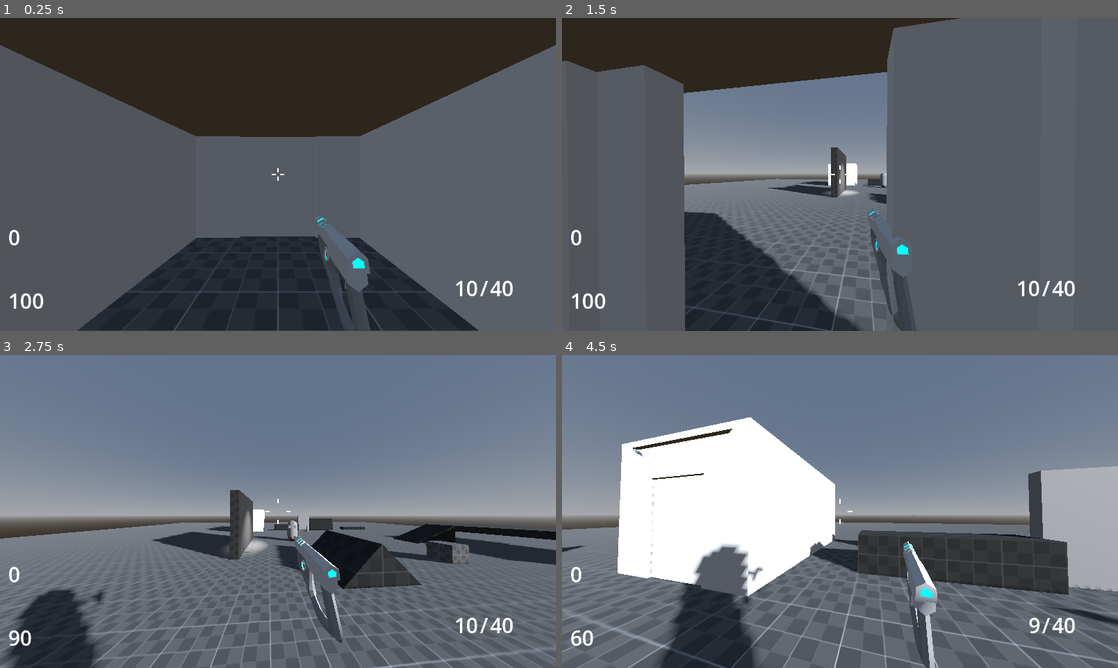
Above: before the commit, frames 1-4 (two rows, left to right).
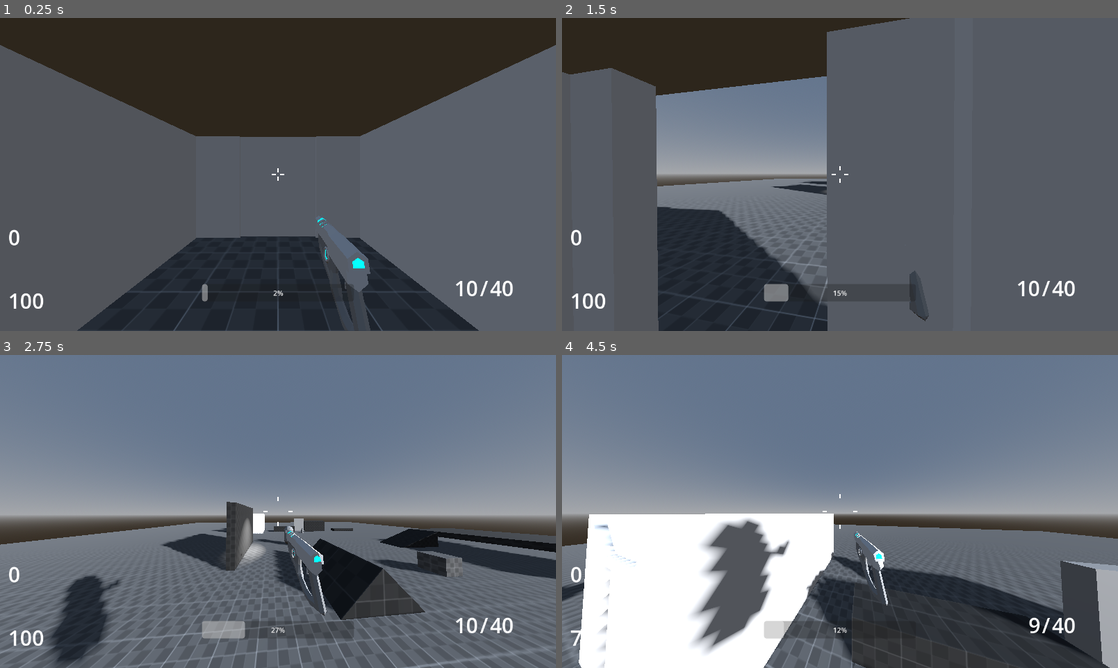
Above: after the commit, the same moments.

Repository: DiscoDragon69/2025s2-fps-Meltedvulture
Game: Godot game, scene res://Levels/dev_level.tscn
Same seed, same stepped clock (60 frames per second), same inputs: the game is played once before the commit and once after it.
Inputs (mouse positions are in pixels of both pictures, inside the frame that each line leads up to):
- Up to frame 1 (0.25 s): no input
- Up to frame 2 (1.5 s): move the mouse to (867, 174) at 0.52 s; hold Shift (sprint) 0.53-1.28 s; hold W (forward) from 0.53 s (still down); tap Space (jump) at 0.77, 0.8, 1.07, 1.35 s; move the mouse to (812, 174) at 1.27 s
- Up to frame 3 (2.75 s): keep holding W (forward); tap Space (jump) at 1.52, 1.82, 2.3 s; tap Shift (sprint) at 1.55 s; move the mouse to (289, 505) at 2.02 s; hold Ctrl (crouch) from 2.03 s (still down)
- Up to frame 4 (4.5 s): keep holding W (forward); move the mouse to (834, 517) at 2.77 s; release Ctrl (crouch) at 2.78 s; tap F (interact) at 2.85 s; tap Space (jump) at 3.02, 3.32, 3.77, 3.8, 4.07 s; tap Shift (sprint) at 3.05, 4.35 s; move the mouse to (878, 514) at 3.52 s; press the mouse at (878, 514) at 3.53 s; move the mouse to (795, 508) at 4.27 s; release the mouse at (795, 508) at 4.28 s

The runs differ from the first frame. In frame 1, less than 0.1% of the frame differs, in the area x 36-64%, y 84-91%; in frame 2, 14%; in frame 3, 15%; in frame 4, 47%, in the area x 0-100%, y 19-100%.

Commit message:
Level One W.I.P and move tweaks

Diff:
--- a/Levels/level_one.tscn
+++ b/Levels/level_one.tscn
@@ -1,8 +1,8 @@
-[gd_scene load_steps=7 format=3 uid="uid://ddd2srvucv877"]
+[gd_scene load_steps=25 format=3 uid="uid://ddd2srvucv877"]
 
 [ext_resource type="PackedScene" uid="uid://b7iw6i56ry0x1" path="res://Scenes/Level Change Elevator.tscn" id="2_eqe8g"]
 [ext_resource type="PackedScene" uid="uid://c3ffql15mo0aj" path="res://controllers/fps_controller.tscn" id="3_jvavr"]
-[ext_resource type="PackedScene" uid="uid://cr1mwy07kq4a1" path="res://Level Models/FPS Level 1.fbx" id="3_p5pup"]
+[ext_resource type="Material" uid="uid://cipnbx8j3em41" path="res://Materials/Dev material.tres" id="3_mhhm1"]
 
 [sub_resource type="ProceduralSkyMaterial" id="ProceduralSkyMaterial_qewhy"]
 
@@ -12,6 +12,61 @@
 [sub_resource type="Environment" id="Environment_bihhx"]
 background_mode = 2
 sky = SubResource("Sky_crip2")
+
+[sub_resource type="PlaneMesh" id="PlaneMesh_su0yg"]
+material = ExtResource("3_mhhm1")
+size = Vector2(64, 64)
+
+[sub_resource type="ConcavePolygonShape3D" id="ConcavePolygonShape3D_kkqks"]
+data = PackedVector3Array(32, 0, 32, -32, 0, 32, 32, 0, -32, -32, 0, 32, -32, 0, -32, 32, 0, -32)
+
+[sub_resource type="BoxMesh" id="BoxMesh_l417k"]
+size = Vector3(1, 4.5, 16)
+
+[sub_resource type="ConvexPolygonShape3D" id="ConvexPolygonShape3D_yp0ad"]
+points = PackedVector3Array(-0.5, -2.25, -8, 0.5, -2.25, -8, -0.5, -2.25, 8, -0.5, 2.25, -8, 0.5, 2.25, -8, 0.5, -2.25, 8, -0.5, 2.25, 8, 0.5, 2.25, 8)
+
+[sub_resource type="BoxMesh" id="BoxMesh_wjxiq"]
+size = Vector3(1, 4.5, 16)
+
+[sub_resource type="ConvexPolygonShape3D" id="ConvexPolygonShape3D_dty1y"]
+points = PackedVector3Array(-0.5, -2.25, -8, 0.5, -2.25, -8, -0.5, -2.25, 8, -0.5, 2.25, -8, 0.5, 2.25, -8, 0.5, -2.25, 8, -0.5, 2.25, 8, 0.5, 2.25, 8)
+
+[sub_resource type="BoxMesh" id="BoxMesh_xpq7v"]
+size = Vector3(1, 4.5, 16)
+
+[sub_resource type="ConvexPolygonShape3D" id="ConvexPolygonShape3D_bg27f"]
+points = PackedVector3Array(-0.5, -2.25, -8, 0.5, -2.25, -8, -0.5, -2.25, 8, -0.5, 2.25, -8, 0.5, 2.25, -8, 0.5, -2.25, 8, -0.5, 2.25, 8, 0.5, 2.25, 8)
+
+[sub_resource type="BoxMesh" id="BoxMesh_5ew81"]
+size = Vector3(1, 4.5, 16)
+
+[sub_resource type="ConvexPolygonShape3D" id="ConvexPolygonShape3D_2m604"]
+points = PackedVector3Array(-0.5, -2.25, -8, 0.5, -2.25, -8, -0.5, -2.25, 8, -0.5, 2.25, -8, 0.5, 2.25, -8, 0.5, -2.25, 8, -0.5, 2.25, 8, 0.5, 2.25, 8)
+
+[sub_resource type="BoxMesh" id="BoxMesh_2cog3"]
+size = Vector3(1, 4.5, 16)
+
+[sub_resource type="ConvexPolygonShape3D" id="ConvexPolygonShape3D_346tl"]
+points = PackedVector3Array(-0.5, -2.25, -8, 0.5, -2.25, -8, -0.5, -2.25, 8, -0.5, 2.25, -8, 0.5, 2.25, -8, 0.5, -2.25, 8, -0.5, 2.25, 8, 0.5, 2.25, 8)
+
+[sub_resource type="BoxMesh" id="BoxMesh_0jqd7"]
+size = Vector3(1, 4.5, 16)
+
+[sub_resource type="ConvexPolygonShape3D" id="ConvexPolygonShape3D_2ph1x"]
+points = PackedVector3Array(-0.5, -2.25, -8, 0.5, -2.25, -8, -0.5, -2.25, 8, -0.5, 2.25, -8, 0.5, 2.25, -8, 0.5, -2.25, 8, -0.5, 2.25, 8, 0.5, 2.25, 8)
+
+[sub_resource type="BoxMesh" id="BoxMesh_rvf2f"]
+size = Vector3(1, 4.5, 2)
+
+[sub_resource type="ConvexPolygonShape3D" id="ConvexPolygonShape3D_pm3eb"]
+points = PackedVector3Array(0.5, 2.25, 1, -0.5, 2.25, 1, 0.5, -2.25, 1, 0.5, 2.25, -1, -0.5, 2.25, -1, -0.5, -2.25, 1, 0.5, -2.25, -1, -0.5, -2.25, -1)
+
+[sub_resource type="BoxMesh" id="BoxMesh_der7i"]
+size = Vector3(1, 4.5, 2)
+
+[sub_resource type="ConvexPolygonShape3D" id="ConvexPolygonShape3D_dmfri"]
+points = PackedVector3Array(0.5, 2.25, 1, -0.5, 2.25, 1, 0.5, -2.25, 1, 0.5, 2.25, -1, -0.5, 2.25, -1, -0.5, -2.25, 1, 0.5, -2.25, -1, -0.5, -2.25, -1)
 
 [node name="LevelOne" type="Node3D"]
 
@@ -29,4 +84,108 @@
 [node name="Player" parent="." instance=ExtResource("3_jvavr")]
 transform = Transform3D(1, 0, 0, 0, 1, 0, 0, 0, 1, 0, -2.05, 14.5)
 
-[node name="FPS Level 1" parent="." instance=ExtResource("3_p5pup")]
+[node name="Floor" type="MeshInstance3D" parent="."]
+transform = Transform3D(1, 0, 0, 0, 1, 0, 0, 0, 1, 0, -2.2, -13.75)
+mesh = SubResource("PlaneMesh_su0yg")
+skeleton = NodePath("../..")
+
+[node name="StaticBody3D" type="StaticBody3D" parent="Floor"]
+collision_layer = 3
+collision_mask = 3
+
+[node name="CollisionShape3D" type="CollisionShape3D" parent="Floor/StaticBody3D"]
+shape = SubResource("ConcavePolygonShape3D_kkqks")
+
+[node name="Floor2" type="MeshInstance3D" parent="."]
+transform = Transform3D(1, 0, 0, 0, 1, 0, 0, 0, 1, 0, -2.2, -77.75)
+mesh = SubResource("PlaneMesh_su0yg")
+skeleton = NodePath("../..")
+
+[node name="StaticBody3D" type="StaticBody3D" parent="Floor2"]
+collision_layer = 3
+collision_mask = 3
+
+[node name="CollisionShape3D" type="CollisionShape3D" parent="Floor2/StaticBody3D"]
+shape = SubResource("ConcavePolygonShape3D_kkqks")
+
+[node name="Nav Mesh" type="NavigationRegion3D" parent="."]
+
+[node name="Wall 1" type="MeshInstance3D" parent="Nav Mesh"]
+transform = Transform3D(1, 0, 0, 0, 1, 0, 0, 0, 1, -2.5, 0, 4)
+mesh = SubResource("BoxMesh_l417k")
+skeleton = NodePath("../..")
+
+[node name="StaticBody3D" type="StaticBody3D" parent="Nav Mesh/Wall 1"]
+
+[node name="CollisionShape3D" type="CollisionShape3D" parent="Nav Mesh/Wall 1/StaticBody3D"]
+shape = SubResource("ConvexPolygonShape3D_yp0ad")
+
+[node name="Wall 5" type="MeshInstance3D" parent="Nav Mesh"]
+transform = Transform3D(0.965926, 1.13133e-08, 0.258819, -1.13133e-08, 1, -1.48943e-09, -0.258819, -1.48943e-09, 0.965926, -5.5, 0, -11.75)
+mesh = SubResource("BoxMesh_wjxiq")
+skeleton = NodePath("../..")
+
+[node name="StaticBody3D" type="StaticBody3D" parent="Nav Mesh/Wall 5"]
+
+[node name="CollisionShape3D" type="CollisionShape3D" parent="Nav Mesh/Wall 5/StaticBody3D"]
+shape = SubResource("ConvexPolygonShape3D_dty1y")
+
+[node name="Wall 7" type="MeshInstance3D" parent="Nav Mesh"]
+transform = Transform3D(1, -3.19189e-15, 0, 2.16493e-15, 1, -9.99201e-16, 0, -1.33227e-15, 1, -7.5, 0, -27)
+mesh = SubResource("BoxMesh_xpq7v")
+skeleton = NodePath("../..")
+
+[node name="StaticBody3D" type="StaticBody3D" parent="Nav Mesh/Wall 7"]
+
+[node name="CollisionShape3D" type="CollisionShape3D" parent="Nav Mesh/Wall 7/StaticBody3D"]
+shape = SubResource("ConvexPolygonShape3D_bg27f")
+
+[node name="Wall 8" type="MeshInstance3D" parent="Nav Mesh"]
+transform = Transform3D(1, -3.19189e-15, 0, 2.16493e-15, 1, -9.99201e-16, 0, -1.33227e-15, 1, 7.5, 0, -27)
+mesh = SubResource("BoxMesh_5ew81")
+skeleton = NodePath("../..")
+
+[node name="StaticBody3D" type="StaticBody3D" parent="Nav Mesh/Wall 8"]
+
+[node name="CollisionShape3D" type="CollisionShape3D" parent="Nav Mesh/Wall 8/StaticBody3D"]
+shape = SubResource("ConvexPolygonShape3D_2m604")
+
+[node name="Wall 6" type="MeshInstance3D" parent="Nav Mesh"]
+transform = Transform3D(0.965926, -1.13133e-08, -0.258819, 1.13133e-08, 1, -1.48943e-09, 0.258819, -1.48943e-09, 0.965926, 5.5, 0, -11.75)
+mesh = SubResource("BoxMesh_2cog3")
+skeleton = NodePath("../..")
+
+[node name="StaticBody3D" type="StaticBody3D" parent="Nav Mesh/Wall 6"]
+
+[node name="CollisionShape3D" type="CollisionShape3D" parent="Nav Mesh/Wall 6/StaticBody3D"]
+shape = SubResource("ConvexPolygonShape3D_346tl")
+
+[node name="Wall 2" type="MeshInstance3D" parent="Nav Mesh"]
+transform = Transform3D(1, 0, 0, 0, 1, 0, 0, 0, 1, 2.5, 0, 4)
+mesh = SubResource("BoxMesh_0jqd7")
+skeleton = NodePath("../..")
+
+[node name="StaticBody3D" type="StaticBody3D" parent="Nav Mesh/Wall 2"]
+
+[node name="CollisionShape3D" type="CollisionShape3D" parent="Nav Mesh/Wall 2/StaticBody3D"]
+shape = SubResource("ConvexPolygonShape3D_2ph1x")
+
+[node name="Wall 3" type="MeshInstance3D" parent="Nav Mesh"]
+transform = Transform3D(-4.37114e-08, 4.37114e-08, 1, -4.37114e-08, 1, -4.37114e-08, -1, -4.37114e-08, -4.37114e-08, -3, 0, -4.5)
+mesh = SubResource("BoxMesh_rvf2f")
+skeleton = NodePath("../..")
+
+[node name="StaticBody3D" type="StaticBody3D" parent="Nav Mesh/Wall 3"]
+
+[node name="CollisionShape3D" type="CollisionShape3D" parent="Nav Mesh/Wall 3/StaticBody3D"]
+shape = SubResource("ConvexPolygonShape3D_pm3eb")
+
+[node name="Wall 4" type="MeshInstance3D" parent="Nav Mesh"]
+transform = Transform3D(1.31134e-07, -4.37114e-08, -1, 4.37114e-08, 1, -4.37114e-08, 1, -4.37114e-08, 1.31134e-07, 3, 0, -4.5)
+mesh = SubResource("BoxMesh_der7i")
+skeleton = NodePath("../..")
+
+[node name="StaticBody3D" type="StaticBody3D" parent="Nav Mesh/Wall 4"]
+
+[node name="CollisionShape3D" type="CollisionShape3D" parent="Nav Mesh/Wall 4/StaticBody3D"]
+shape = SubResource("ConvexPolygonShape3D_dmfri")
--- a/controllers/fps_controller.tscn
+++ b/controllers/fps_controller.tscn
@@ -866,6 +866,26 @@
 horizontal_alignment = 1
 vertical_alignment = 1
 
+[node name="Stamina" type="HBoxContainer" parent="UserInterface"]
+layout_mode = 1
+anchors_preset = 7
+anchor_left = 0.5
+anchor_top = 1.0
+anchor_right = 0.5
+anchor_bottom = 1.0
+offset_left = -175.0
+offset_top = -108.0
+offset_right = 175.0
+offset_bottom = -68.0
+grow_horizontal = 2
+grow_vertical = 0
+
+[node name="Stamina Bar" type="ProgressBar" parent="UserInterface/Stamina"]
+unique_name_in_owner = true
+layout_mode = 2
+size_flags_horizontal = 3
+size_flags_vertical = 1
+
 [node name="PlayerStateMachine" type="Node" parent="." node_paths=PackedStringArray("currentState")]
 script = ExtResource("6_co0pi")
 currentState = NodePath("IdlePlayerState")
@@ -875,9 +895,9 @@
 
 [node name="WalkingPlayerState" type="Node" parent="PlayerStateMachine"]
 script = ExtResource("8_jmoha")
-weaponBobSpeed = 8.0
-weaponBobH = 3.0
-weaponBobV = 3.0
+weaponBobSpeed = 10.0
+weaponBobH = 5.0
+weaponBobV = 6.0
 
 [node name="SprintingPlayerState" type="Node" parent="PlayerStateMachine"]
 script = ExtResource("9_bneyr")
--- a/controllers/scripts/State Machine/dashing_player_state.gd
+++ b/controllers/scripts/State Machine/dashing_player_state.gd
@@ -2,21 +2,26 @@
 
 extends PlayerMovementState
 
-@export var SPEED: float = 8.0
-@export var ACCELERATION: float = 0.1
-@export var DECELERATION: float = 0.25
+@export var speed: float = 13.0
+@export var acceleration: float = 0.1
+@export var deceleration: float = 0.05
 @export var Camera: Camera3D
 
 func enter(previous_state) -> void:
-	PLAYER.velocity += -Camera.global_transform.basis.z.normalized() * SPEED
-	print(-Camera.global_transform.basis.z.normalized() * SPEED)
+	PLAYER.velocity = -Camera.global_transform.basis.z.normalized() * speed
+	PLAYER.stamina -= 33
+	print(-Camera.global_transform.basis.z.normalized() * speed)
 
 func exit() -> void:
 	pass
 
 func update(delta: float) -> void:
 	PLAYER.updateGravity(delta)
+	PLAYER.updateInput(speed, acceleration, deceleration)
 	PLAYER.updateVelocity()
 
-	if PLAYER.velocity.y < -2.0 and !PLAYER.is_on_floor():
+	if !PLAYER.is_on_floor():
 		transition.emit("FallingPlayerState")
+
+	if PLAYER.is_on_floor():
+		transition.emit("IdlePlayerState")
--- a/controllers/scripts/State Machine/falling_player_state.gd
+++ b/controllers/scripts/State Machine/falling_player_state.gd
@@ -2,9 +2,9 @@
 
 extends PlayerMovementState
 
-@export var SPEED: float = 5.0
-@export var ACCELERATION: float = 0.1
-@export var DECELERATION: float = 0.25
+@export var speed: float = 6.0
+@export var acceleration: float = 0.01
+@export var deceleration: float = 0.01
 
 func enter(previous_state) -> void:
 	animation.pause()
@@ -14,6 +14,7 @@
 
 func update(delta: float) -> void:
 	PLAYER.updateGravity(delta)
+	PLAYER.updateInput(speed, acceleration, deceleration)
 	PLAYER.updateVelocity()
 
 	if PLAYER.is_on_floor():
@@ -22,5 +23,5 @@
 	if Input.is_action_just_pressed("shoot"):
 		weapon.shoot()
 
-	if Input.is_action_just_pressed("sprint"):
+	if Input.is_action_just_pressed("sprint") and PLAYER.stamina >= 33:
 		transition.emit("DashingPlayerState")
--- a/controllers/scripts/State Machine/jumping_player_state.gd
+++ b/controllers/scripts/State Machine/jumping_player_state.gd
@@ -5,7 +5,7 @@
 @export var speed: float = 6.0
 @export var acceleration : float = 0.1
 @export var deceleration : float = 0.25
-@export var jumpVelocity : float = 5
+@export var jumpVelocity : float = 7
 @export_range(0.0, 2.0, 0.1) var inputMultiplier : float = 0.05
 
 # Called when the node enters the scene tree for the first time.
@@ -28,5 +28,5 @@
 	if Input.is_action_just_pressed("shoot"):
 		weapon.shoot()
 
-	if Input.is_action_just_pressed("sprint"):
+	if Input.is_action_just_pressed("sprint") and PLAYER.stamina >= 33:
 		transition.emit("DashingPlayerState")
--- a/controllers/scripts/State Machine/sliding_player_state.gd
+++ b/controllers/scripts/State Machine/sliding_player_state.gd
@@ -4,7 +4,7 @@
 
 @export var speed: float = 10.0
 @export var acceleration : float = 0.1
-@export var deceleration : float = 0.25
+@export var deceleration : float = 0.01
 @export var tiltAmount : float = 1
 @export_range(1, 6, 0.1) var slideAnimSpeed : float = 4.0
 
--- a/controllers/scripts/State Machine/spriting_player_state.gd
+++ b/controllers/scripts/State Machine/spriting_player_state.gd
@@ -2,7 +2,7 @@
 
 extends PlayerMovementState
 
-@export var speed: float = 8.0
+@export var speed: float = 9.0
 @export var acceleration : float = 0.1
 @export var deceleration : float = 0.25
 @export var topAnimSpeed : float = 3
--- a/controllers/scripts/State Machine/walking_player_state.gd
+++ b/controllers/scripts/State Machine/walking_player_state.gd
@@ -2,7 +2,7 @@
 
 extends PlayerMovementState
 
-@export var speed: float = 5.0
+@export var speed: float = 6.0
 @export var acceleration : float = 0.1
 @export var deceleration : float = 0.25
 @export var topAnimSpeed : float = 2.2
--- a/controllers/scripts/fps_controller.gd
+++ b/controllers/scripts/fps_controller.gd
@@ -25,6 +25,8 @@
 # Get the gravity from the project settings to be synced with RigidBody nodes.
 #var gravity = ProjectSettings.get_setting("physics/3d/default_gravity")
 var gravity = 12
+var stamina = 0
+@onready var staminaBar = %"Stamina Bar"
 
 func _unhandled_input(event: InputEvent) -> void:
 
@@ -67,7 +69,10 @@
 	# Update camera movement based on mouse movement
 	_update_camera(delta)
 
+	if stamina < 101:
+		stamina += 10 * delta
 
+	staminaBar.value = stamina
 
 	## Add the gravity.
 	#if not is_on_floor():
@@ -86,8 +91,8 @@
 	Global.debug.addProperty("Movement Speed",speed, 2)
 
 
-	if speed > 6:
-		camera.fov = lerp(camera.fov, 90 + (2.5 * speed), 0.1)
+	if velocity.length() > 6:
+		camera.fov = lerp(camera.fov, 90 + (3 * velocity.length()), 0.1)
 	else:
 		camera.fov = lerp(camera.fov, 90.0, 0.1)
 
Binary file removed: Level Models/FPS Level 1.fbx
Not shown, removed: Level Models/FPS Level 1.fbx.import
